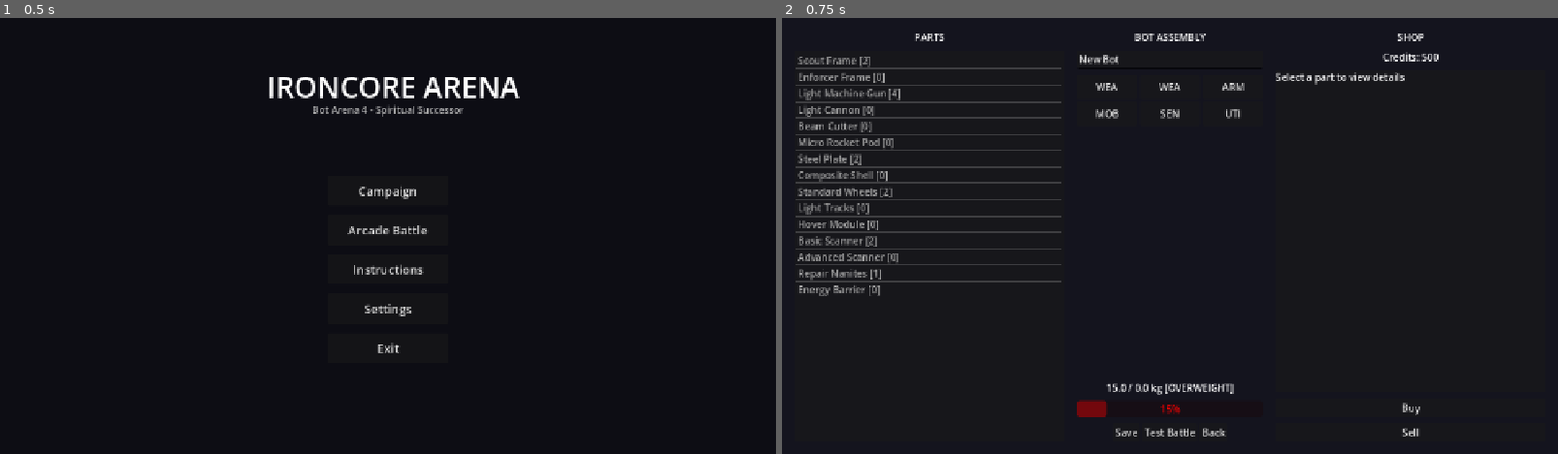
Above: before the commit, frames 1-2 (left to right).
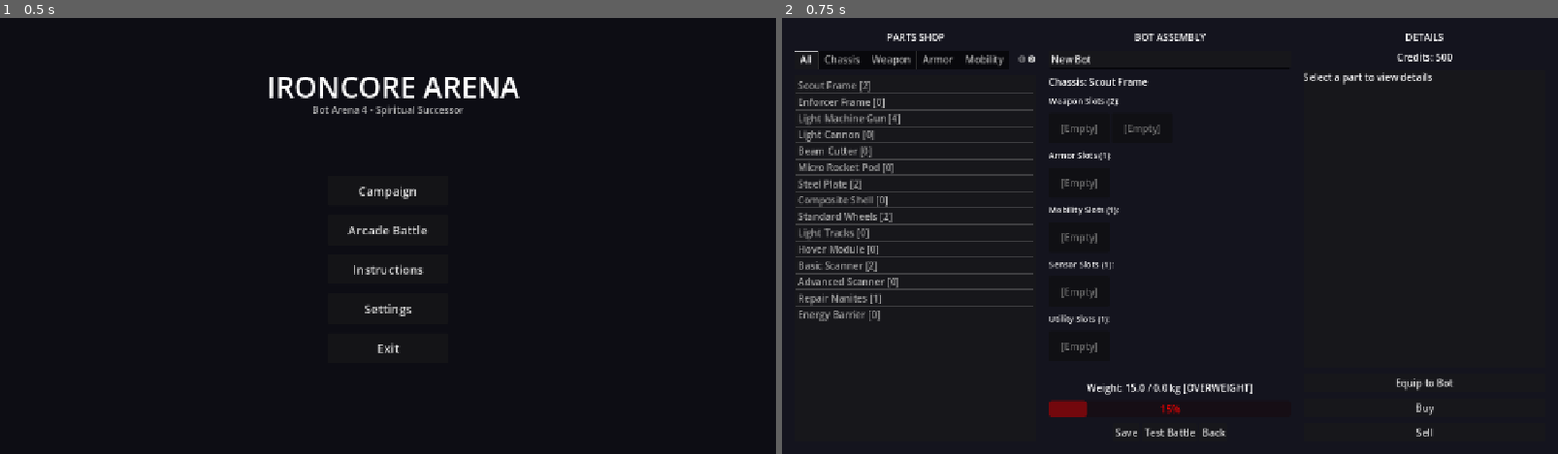
Above: after the commit, the same moments.

Repository: Ostn-DX/ironcore-arena
Game: Godot game, scene res://scenes/main.tscn
Same seed, same stepped clock (60 frames per second), same inputs: the game is played once before the commit and once after it.
Inputs:
- Up to frame 1 (0.5 s): no input
- Up to frame 2 (0.75 s): click "Campaign" at 0.5 s

Frame 1 is identical in both runs. In frame 2, 8.3% of the frame differs, in the area x 1-87%, y 3-96%.

Commit message:
Add category tabs to shop, show equipped parts in slots, add equip/remove buttons

Diff:
--- a/project/scenes/build_screen.tscn
+++ b/project/scenes/build_screen.tscn
@@ -43,18 +43,20 @@
 
 [node name="Title" type="Label" parent="MarginContainer/MainHBox/LeftPanel"]
 layout_mode = 2
-text = "PARTS"
+text = "PARTS SHOP"
 horizontal_alignment = 1
+
+[node name="CategoryTabs" type="TabBar" parent="MarginContainer/MainHBox/LeftPanel"]
+layout_mode = 2
 
 [node name="PartsList" type="ItemList" parent="MarginContainer/MainHBox/LeftPanel"]
 layout_mode = 2
 size_flags_vertical = 3
-item_count = 1
-item_0/text = "Loading..."
 
 [node name="CenterPanel" type="VBoxContainer" parent="MarginContainer/MainHBox"]
 layout_mode = 2
 size_flags_horizontal = 4
+custom_minimum_size = Vector2(400, 0)
 theme_override_constants/separation = 10
 
 [node name="Title" type="Label" parent="MarginContainer/MainHBox/CenterPanel"]
@@ -67,10 +69,10 @@
 placeholder_text = "Bot Name"
 text = "New Bot"
 
-[node name="SlotsContainer" type="GridContainer" parent="MarginContainer/MainHBox/CenterPanel"]
+[node name="SlotsContainer" type="VBoxContainer" parent="MarginContainer/MainHBox/CenterPanel"]
 layout_mode = 2
 size_flags_vertical = 3
-columns = 3
+theme_override_constants/separation = 10
 
 [node name="WeightLabel" type="Label" parent="MarginContainer/MainHBox/CenterPanel"]
 layout_mode = 2
@@ -103,7 +105,7 @@
 
 [node name="Title" type="Label" parent="MarginContainer/MainHBox/RightPanel"]
 layout_mode = 2
-text = "SHOP"
+text = "DETAILS"
 horizontal_alignment = 1
 
 [node name="CreditsLabel" type="Label" parent="MarginContainer/MainHBox/RightPanel"]
@@ -129,6 +131,15 @@
 text = "Select a part to view details"
 autowrap_mode = 3
 
+[node name="EquipBtn" type="Button" parent="MarginContainer/MainHBox/RightPanel"]
+layout_mode = 2
+text = "Equip to Bot"
+
+[node name="RemoveBtn" type="Button" parent="MarginContainer/MainHBox/RightPanel"]
+layout_mode = 2
+text = "Remove from Bot"
+visible = false
+
 [node name="BuyBtn" type="Button" parent="MarginContainer/MainHBox/RightPanel"]
 layout_mode = 2
 text = "Buy"
@@ -141,5 +152,7 @@
 [connection signal="pressed" from="MarginContainer/MainHBox/CenterPanel/ButtonRow/SaveBtn" to="." method="_on_save_pressed"]
 [connection signal="pressed" from="MarginContainer/MainHBox/CenterPanel/ButtonRow/TestBtn" to="." method="_on_test_pressed"]
 [connection signal="pressed" from="MarginContainer/MainHBox/CenterPanel/ButtonRow/BackBtn" to="." method="_on_back_pressed"]
+[connection signal="pressed" from="MarginContainer/MainHBox/RightPanel/EquipBtn" to="." method="_on_equip_pressed"]
+[connection signal="pressed" from="MarginContainer/MainHBox/RightPanel/RemoveBtn" to="." method="_on_remove_pressed"]
 [connection signal="pressed" from="MarginContainer/MainHBox/RightPanel/BuyBtn" to="." method="_on_buy_pressed"]
 [connection signal="pressed" from="MarginContainer/MainHBox/RightPanel/SellBtn" to="." method="_on_sell_pressed"]
--- a/project/src/ui/build_screen.gd
+++ b/project/src/ui/build_screen.gd
@@ -1,7 +1,8 @@
 extends Control
-## BuildScreen — clean bot assembly with integrated shop
+## BuildScreen — bot assembly with categorized shop and equipped parts display
 
 var selected_part: Dictionary = {}
+var current_category: String = "all"
 var current_loadout: Dictionary = {
 	"id": "",
 	"name": "New Bot",
@@ -15,18 +16,35 @@
 var current_weight: float = 0.0
 var max_weight: float = 0.0
 
-# UI Nodes
+@onready var category_tabs: TabBar = $MarginContainer/MainHBox/LeftPanel/CategoryTabs
 @onready var parts_list: ItemList = $MarginContainer/MainHBox/LeftPanel/PartsList
+@onready var slots_container: VBoxContainer = $MarginContainer/MainHBox/CenterPanel/SlotsContainer
+@onready var weight_label: Label = $MarginContainer/MainHBox/CenterPanel/WeightLabel
 @onready var weight_bar: ProgressBar = $MarginContainer/MainHBox/CenterPanel/WeightBar
 @onready var credits_label: Label = $MarginContainer/MainHBox/RightPanel/CreditsLabel
 @onready var details_label: Label = $MarginContainer/MainHBox/RightPanel/DetailsPanel/DetailsLabel
-@onready var slots_container: GridContainer = $MarginContainer/MainHBox/CenterPanel/SlotsContainer
+@onready var equip_btn: Button = $MarginContainer/MainHBox/RightPanel/EquipBtn
+@onready var remove_btn: Button = $MarginContainer/MainHBox/RightPanel/RemoveBtn
+@onready var buy_btn: Button = $MarginContainer/MainHBox/RightPanel/BuyBtn
+@onready var sell_btn: Button = $MarginContainer/MainHBox/RightPanel/SellBtn
+
+const CATEGORIES: Array = ["all", "chassis", "weapon", "armor", "mobility", "sensor", "utility"]
 
 func _ready() -> void:
+	_setup_category_tabs()
 	_load_parts()
 	_create_default_loadout()
 	_update_display()
 
+func _setup_category_tabs() -> void:
+	for cat in CATEGORIES:
+		category_tabs.add_tab(cat.capitalize())
+	category_tabs.tab_changed.connect(_on_category_changed)
+
+func _on_category_changed(tab: int) -> void:
+	current_category = CATEGORIES[tab]
+	_load_parts()
+
 func _load_parts() -> void:
 	parts_list.clear()
 	if not DataLoader:
@@ -35,9 +53,15 @@
 	var parts: Array = DataLoader.get_all_parts()
 	for part in parts:
 		if part is Dictionary:
+			var category: String = part.get("category", "")
+			if current_category != "all" and category != current_category:
+				continue
+
 			var display_text: String = part.get("name", "Unknown")
 			if not GameState.is_arcade_mode():
-				display_text += " [%d]" % GameState.get_part_quantity(part.get("id", ""))
+				var owned: int = GameState.get_part_quantity(part.get("id", ""))
+				display_text += " [%d]" % owned
+
 			parts_list.add_item(display_text)
 			parts_list.set_item_metadata(parts_list.get_item_count() - 1, part)
 
@@ -55,7 +79,7 @@
 	match category:
 		"chassis":
 			current_loadout["chassis"] = part_id
-			_create_slots()
+			_create_slot_display()
 		"weapon":
 			if current_loadout["weapons"].size() < _get_slot_count("weapon"):
 				current_loadout["weapons"].append(part_id)
@@ -82,8 +106,8 @@
 	var slots: Dictionary = chassis.get("slots", {})
 	return slots.get(category, 0)
 
-func _create_slots() -> void:
-	# Clear existing slots
+func _create_slot_display() -> void:
+	# Clear existing
 	for child in slots_container.get_children():
 		child.queue_free()
 
@@ -93,21 +117,43 @@
 	var chassis: Dictionary = DataLoader.get_part(current_loadout["chassis"])
 	var slots: Dictionary = chassis.get("slots", {})
 
+	# Chassis info
+	var chassis_label: Label = Label.new()
+	chassis_label.text = "Chassis: " + chassis.get("name", "Unknown")
+	chassis_label.add_theme_font_size_override("font_size", 16)
+	slots_container.add_child(chassis_label)
+
+	# Create sections for each category
 	for category in ["weapon", "armor", "mobility", "sensor", "utility"]:
 		var count: int = slots.get(category, 0)
+		if count == 0:
+			continue
+
+		# Category header
+		var header: Label = Label.new()
+		header.text = category.capitalize() + " Slots (" + str(count) + "):"
+		header.add_theme_font_size_override("font_size", 14)
+		slots_container.add_child(header)
+
+		# Slots for this category
+		var slots_hbox: HBoxContainer = HBoxContainer.new()
+		slots_container.add_child(slots_hbox)
+
+		var equipped: Array = current_loadout.get(category, [])
 		for i in range(count):
 			var btn: Button = Button.new()
-			btn.custom_minimum_size = Vector2(100, 40)
-			btn.text = _get_slot_text(category, i)
+			btn.custom_minimum_size = Vector2(100, 50)
+
+			if i < equipped.size():
+				var part: Dictionary = DataLoader.get_part(equipped[i])
+				btn.text = part.get("name", "Part").substr(0, 12)
+				btn.modulate = Color(0.7, 1.0, 0.7)  # Green = equipped
+			else:
+				btn.text = "[Empty]"
+				btn.modulate = Color(0.5, 0.5, 0.5)  # Gray = empty
+
 			btn.pressed.connect(_on_slot_pressed.bind(category, i))
-			slots_container.add_child(btn)
-
-func _get_slot_text(category: String, index: int) -> String:
-	var equipped: Array = current_loadout.get(category, [])
-	if index < equipped.size():
-		var part: Dictionary = DataLoader.get_part(equipped[index])
-		return part.get("name", "Part").substr(0, 8)
-	return category.substr(0, 3).to_upper()
+			slots_hbox.add_child(btn)
 
 func _update_weight() -> void:
 	current_weight = 0.0
@@ -132,7 +178,7 @@
 	weight_bar.max_value = max_weight if max_weight > 0 else 100
 	weight_bar.value = current_weight
 
-	var status: String = "%.1f / %.1f kg" % [current_weight, max_weight]
+	var status: String = "Weight: %.1f / %.1f kg" % [current_weight, max_weight]
 	if current_weight > max_weight:
 		status += " [OVERWEIGHT]"
 		weight_bar.modulate = Color(1, 0, 0)
@@ -141,17 +187,11 @@
 	else:
 		weight_bar.modulate = Color(1, 1, 1)
 
-	$MarginContainer/MainHBox/CenterPanel/WeightLabel.text = status
+	weight_label.text = status
 	credits_label.text = "Credits: %d" % GameState.credits
 
-	# Update slot buttons
-	var slot_idx: int = 0
-	for category in ["weapon", "armor", "mobility", "sensor", "utility"]:
-		var count: int = _get_slot_count(category)
-		for i in range(count):
-			if slot_idx < slots_container.get_child_count():
-				slots_container.get_child(slot_idx).text = _get_slot_text(category, i)
-				slot_idx += 1
+	# Rebuild slots to show equipped parts
+	_create_slot_display()
 
 func _on_part_selected(index: int) -> void:
 	selected_part = parts_list.get_item_metadata(index)
@@ -162,7 +202,7 @@
 		return
 
 	var text: String = ""
-	text += selected_part.get("name", "Unknown") + "\n"
+	text += "[b]" + selected_part.get("name", "Unknown") + "[/b]\n"
 	text += "Type: " + selected_part.get("category", "").capitalize() + "\n"
 	text += "Weight: %.1f kg\n" % selected_part.get("weight", 0.0)
 
@@ -180,20 +220,45 @@
 
 	details_label.text = text
 
+	# Update button visibility based on mode and selection
+	var category: String = selected_part.get("category", "")
+	var is_arcade: bool = GameState.is_arcade_mode()
+
+	buy_btn.visible = not is_arcade
+	sell_btn.visible = not is_arcade
+	equip_btn.visible = true
+	remove_btn.visible = false
+
 func _on_slot_pressed(category: String, index: int) -> void:
+	var equipped: Array = current_loadout.get(category, [])
+	if index < equipped.size():
+		# Show remove option for equipped part
+		selected_part = DataLoader.get_part(equipped[index])
+		_update_details()
+		remove_btn.visible = true
+		equip_btn.visible = false
+
+func _on_equip_pressed() -> void:
 	if selected_part.is_empty():
 		return
-
-	# If selected part matches slot category, equip it
-	if selected_part.get("category", "") == category:
-		_equip_part(selected_part)
-	else:
-		# Otherwise remove existing part
-		var equipped: Array = current_loadout.get(category, [])
-		if index < equipped.size():
-			equipped.remove_at(index)
-			_update_weight()
-			_update_display()
+	_equip_part(selected_part)
+
+func _on_remove_pressed() -> void:
+	if selected_part.is_empty():
+		return
+
+	var category: String = selected_part.get("category", "")
+	var part_id: String = selected_part.get("id", "")
+	var equipped: Array = current_loadout.get(category, [])
+
+	# Find and remove
+	for i in range(equipped.size()):
+		if equipped[i] == part_id:
+			equipped.remove_at(i)
+			break
+
+	_update_weight()
+	_update_display()
 
 func _on_buy_pressed() -> void:
 	if selected_part.is_empty() or GameState.is_arcade_mode():
